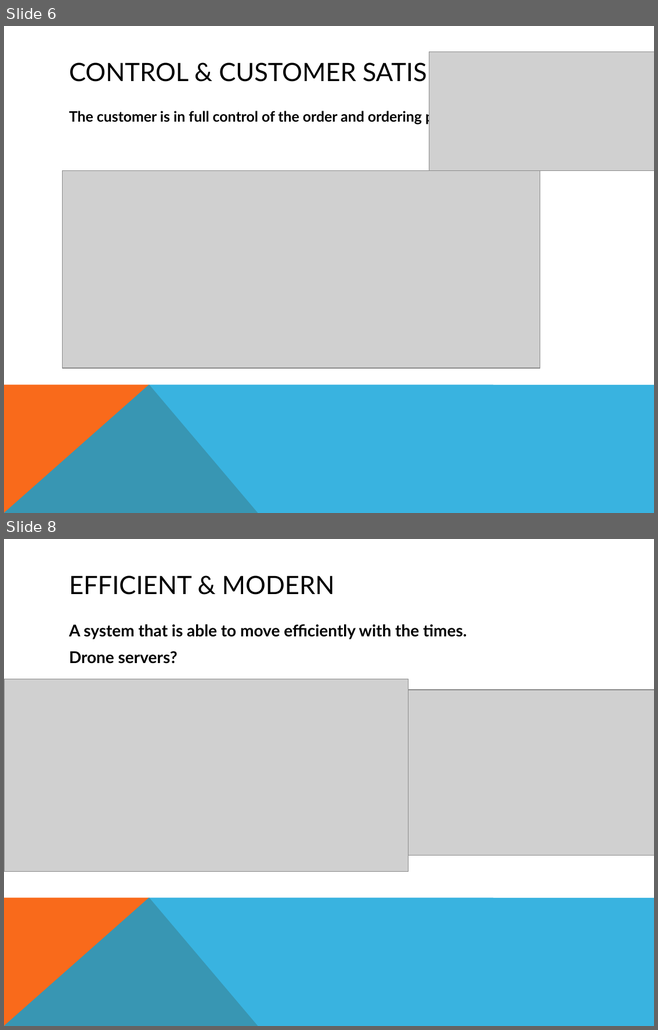
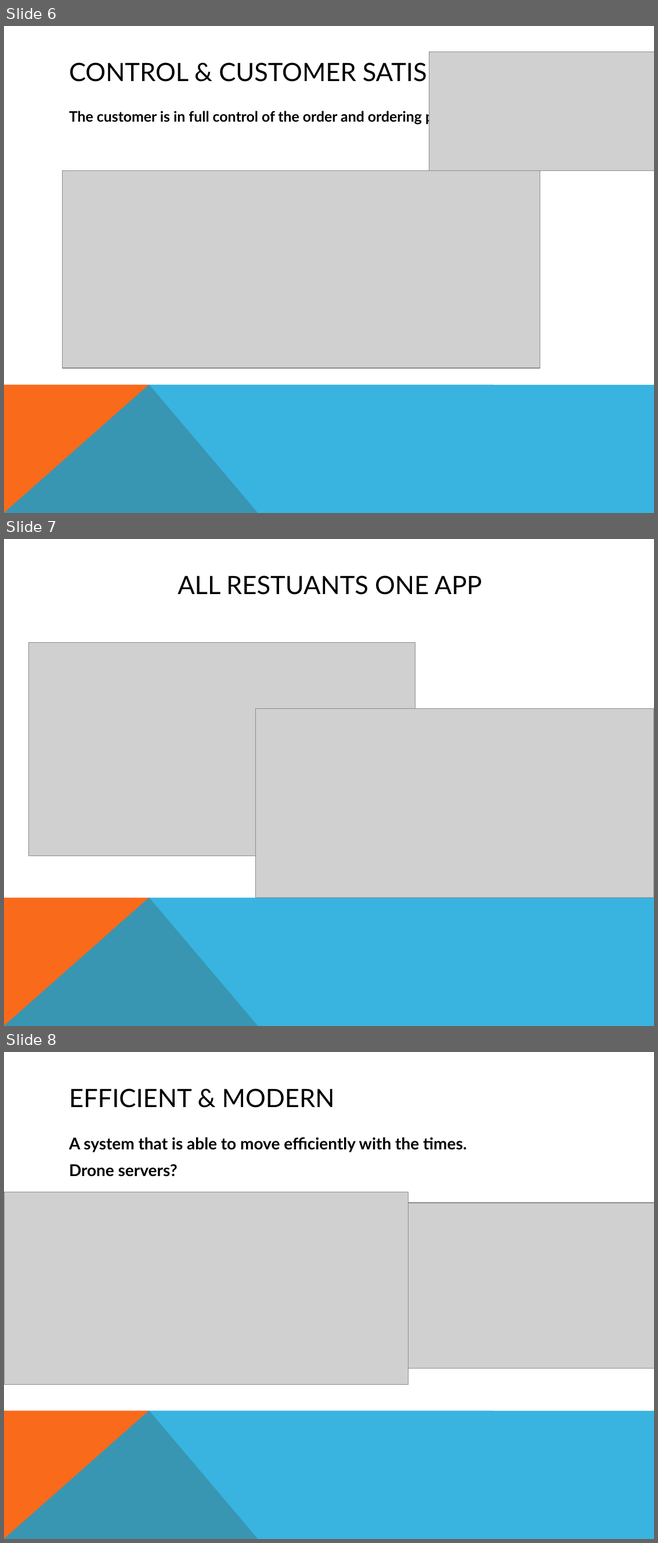
Before and after one commit to Dyndrilliac/cen-4010-assignments, a slide deck: PresentationSoftEng.pptx. Shown one above the other, each under a label of ours: slides 6 and 8 before the commit, slides 6, 7 and 8 after it; the slides between them are not shown. The pictures are 658x1030 and 658x1543 pixels, drawn with LibreOffice and Linux fonts; fonts in the diff are those of the drawing; grey boxes stand for pictures. Boxes give left, top, right and bottom in pixels: in the first picture for what was removed or moved away, otherwise in the second. Text is boxed around its words. In the diff, an @@ line names an element or a change of style, - is before the commit and + after.

```diff
--- a/PresentationSoftEng.pptx
+++ b/PresentationSoftEng.pptx
@@ slide 7 added at <box>4,539,654,1026</box>, background #FFFFFF; not listed: 2 template elements that a slide beside it also shows @@
@@ title added at <box>177,576,482,595</box>, 28 pt, text #000000 @@
+ALL RESTUANTS ONE APP
@@ picture added at <box>29,642,415,856</box> @@
@@ picture added at <box>255,708,654,898</box> @@
```
Also in this commit, not shown: 1 slide removed.
